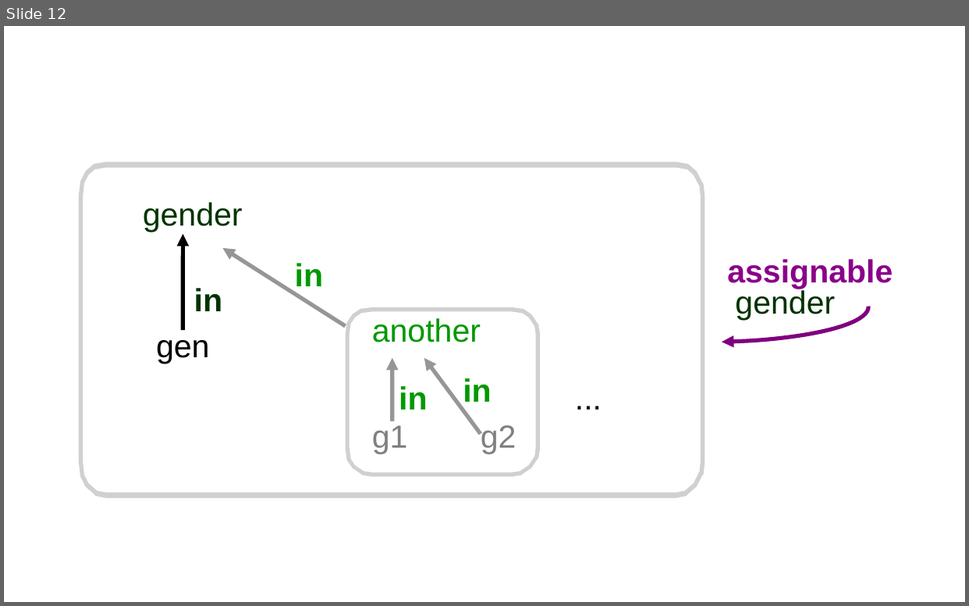
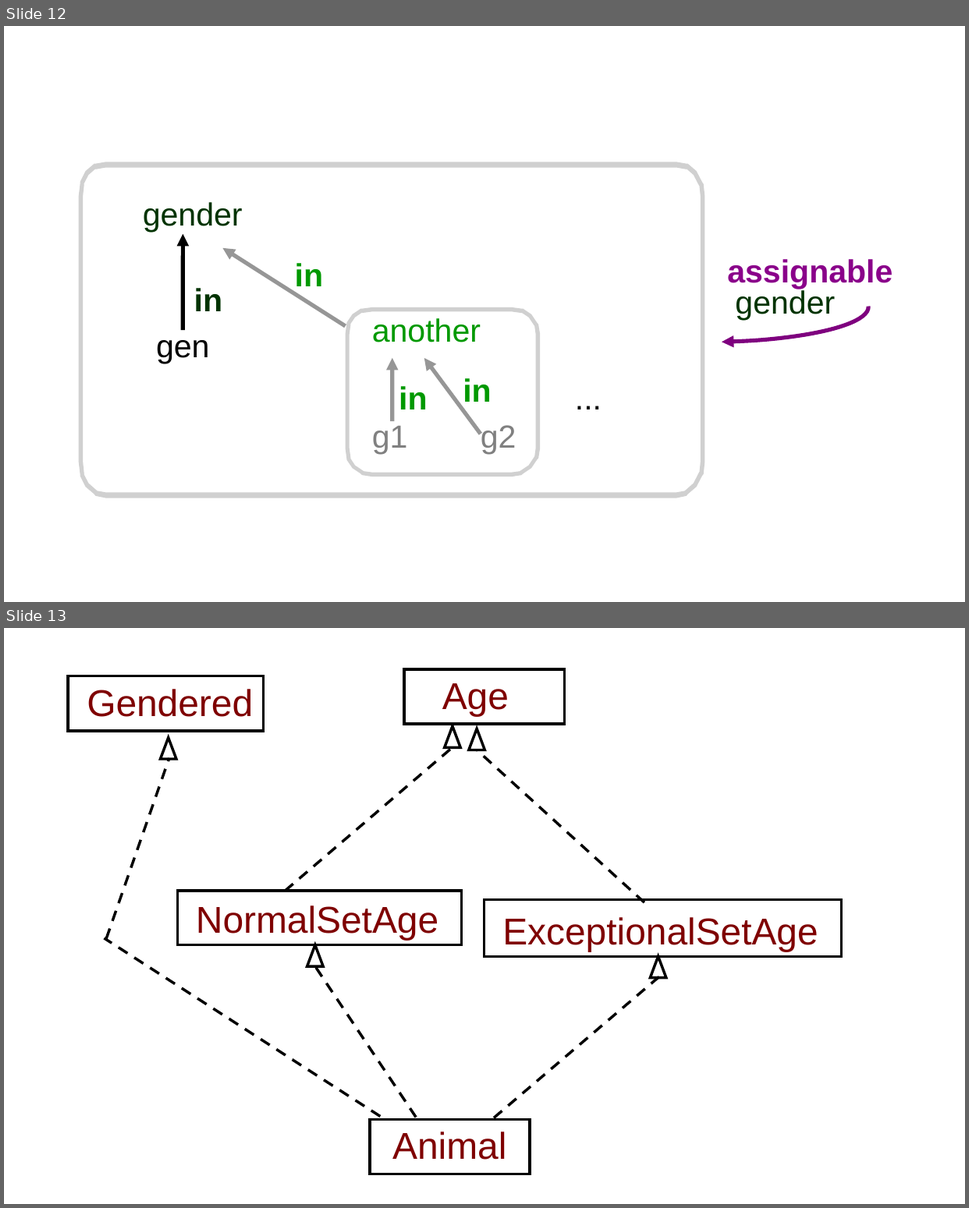
Before and after one commit to kiniry/Mobius, a slide deck: src/escjava/trunk/ESCTools/slides/CAV2007Tutorial/new-diagrams.ppt. Shown one above the other, each under a label of ours: slide 12 before the commit, slides 12 and 13 after it. The pictures are 969x606 and 969x1208 pixels, drawn with LibreOffice and Linux fonts; fonts in the diff are those of the drawing; grey boxes stand for pictures; background and template pictures are left out. Boxes give left, top, right and bottom in pixels: in the first picture for what was removed or moved away, otherwise in the second. Text is boxed around its words. In the diff, an @@ line names an element or a change of style, - is before the commit and + after.

```diff
--- a/src/escjava/trunk/ESCTools/slides/CAV2007Tutorial/new-diagrams.ppt
+++ b/src/escjava/trunk/ESCTools/slides/CAV2007Tutorial/new-diagrams.ppt
@@ slide 13 added at (4, 628, 965, 1204), background #FFFFFF @@
@@ rectangle added at (404, 669, 564, 724), outline #000000 2.01 pt @@
@@ rectangle added at (69, 676, 264, 731), outline #000000 2.01 pt @@
@@ text added at (87, 689, 253, 717), 28 pt, text #7F0000 @@
+Gendered
@@ text added at (442, 683, 509, 716), 28 pt, text #7F0000 @@
+Age
@@ triangle added at (161, 737, 177, 759), outline #000000 2.01 pt @@
@@ triangle added at (444, 726, 460, 747), outline #000000 2.01 pt @@
@@ triangle added at (469, 729, 485, 750), outline #000000 2.01 pt @@
@@ line added from (106, 939) to (169, 759), #000000 2.01 pt dashed @@
@@ line added from (285, 892) to (452, 747), #000000 2.01 pt dashed @@
@@ line added from (644, 903) to (477, 750), #000000 2.01 pt dashed @@
@@ rectangle added at (178, 892, 461, 945), outline #000000 2.01 pt @@
@@ text added at (196, 906, 438, 940), 28 pt, text #7F0000 @@
+NormalSetAge
@@ rectangle added at (484, 900, 841, 956), outline #000000 2.01 pt @@
@@ text added at (502, 917, 818, 952), 28 pt, text #7F0000 @@
+ExceptionalSetAge
@@ line added from (380, 1117) to (104, 938), #000000 2.01 pt dashed @@
@@ triangle added at (307, 945, 323, 967), outline #000000 2.01 pt @@
@@ line added from (417, 1118) to (315, 967), #000000 2.01 pt dashed @@
@@ line added from (494, 1118) to (659, 977), #000000 2.01 pt dashed @@
@@ triangle added at (650, 956, 666, 977), outline #000000 2.01 pt @@
@@ rectangle added at (370, 1120, 530, 1175), outline #000000 2.01 pt @@
@@ text added at (392, 1132, 506, 1160), 28 pt, text #7F0000 @@
+Animal
```
Also in this commit, not shown: 2 slides changed, 13 other slides added, 20 other files.
